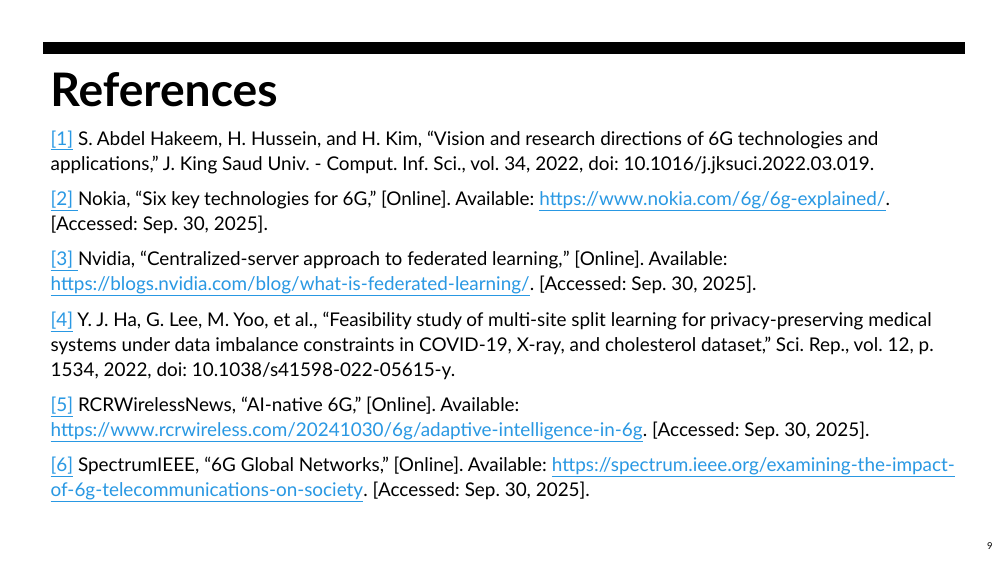
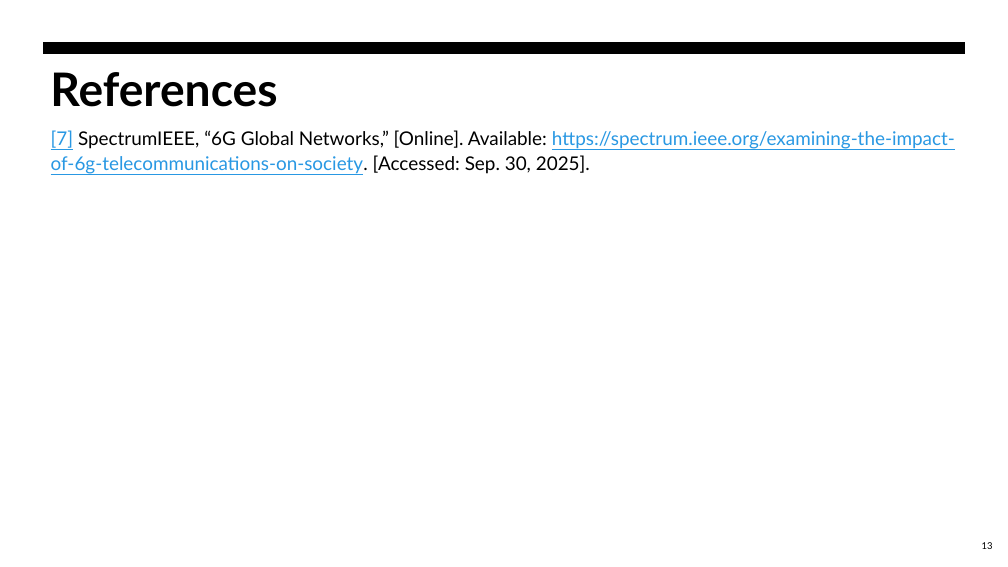
Before and after one commit to BrunoGomes22/MECT-Thesis, a slide deck: slide 13 of Presentations/apresentacao_tese_10min.pptx (slide 9 before the commit). Drawn at 1008x567 pixels with LibreOffice and Linux fonts; fonts in the diff are those of the drawing. Boxes give left, top, right and bottom in pixels: in the first picture for what was removed or moved away, otherwise in the second. Text is boxed around its words. In the diff, an @@ line names an element or a change of style, - is before the commit and + after.

Commit message:
10 min presentation update

```diff
--- a/Presentations/apresentacao_tese_10min.pptx
+++ b/Presentations/apresentacao_tese_10min.pptx
@@ text at [51,130,955,174]: text changed; text colour #000000 to #2998E3 @@
-[1] S. Abdel Hakeem, H. Hussein, and H. Kim, “Vision and research directions of 6G technologies and applications,” J. King Saud Univ. - Comput. Inf. Sci., vol. 34, 2022, doi: 10.1016/j.jksuci.2022.03.019.
-[2] Nokia, “Six key technologies for 6G,” [Online]. Available: https://www.nokia.com/6g/6g-explained/. [Accessed: Sep. 30, 2025].
-[3] Nvidia, “Centralized-server approach to federated learning,” [Online]. Available: https://blogs.nvidia.com/blog/what-is-federated-learning/. [Accessed: Sep. 30, 2025].
-[4] Y. J. Ha, G. Lee, M. Yoo, et al., “Feasibility study of multi-site split learning for privacy-preserving medical systems under data imbalance constraints in COVID-19, X-ray, and cholesterol dataset,” Sci. Rep., vol. 12, p. 1534, 2022, doi: 10.1038/s41598-022-05615-y.
-[5] RCRWirelessNews, “AI-native 6G,” [Online]. Available: https://www.rcrwireless.com/20241030/6g/adaptive-intelligence-in-6g. [Accessed: Sep. 30, 2025].
-[6] SpectrumIEEE, “6G Global Networks,” [Online]. Available: https://spectrum.ieee.org/examining-the-impact-of-6g-telecommunications-on-society. [Accessed: Sep. 30, 2025].
+[7] SpectrumIEEE, “6G Global Networks,” [Online]. Available: https://spectrum.ieee.org/examining-the-impact-of-6g-telecommunications-on-society. [Accessed: Sep. 30, 2025].
@@ page number at [982,542,993,549]: text changed @@
-9
+13
```
Also in this commit, not shown: 3 other slides changed, 7 slides added, 4 slides removed.
